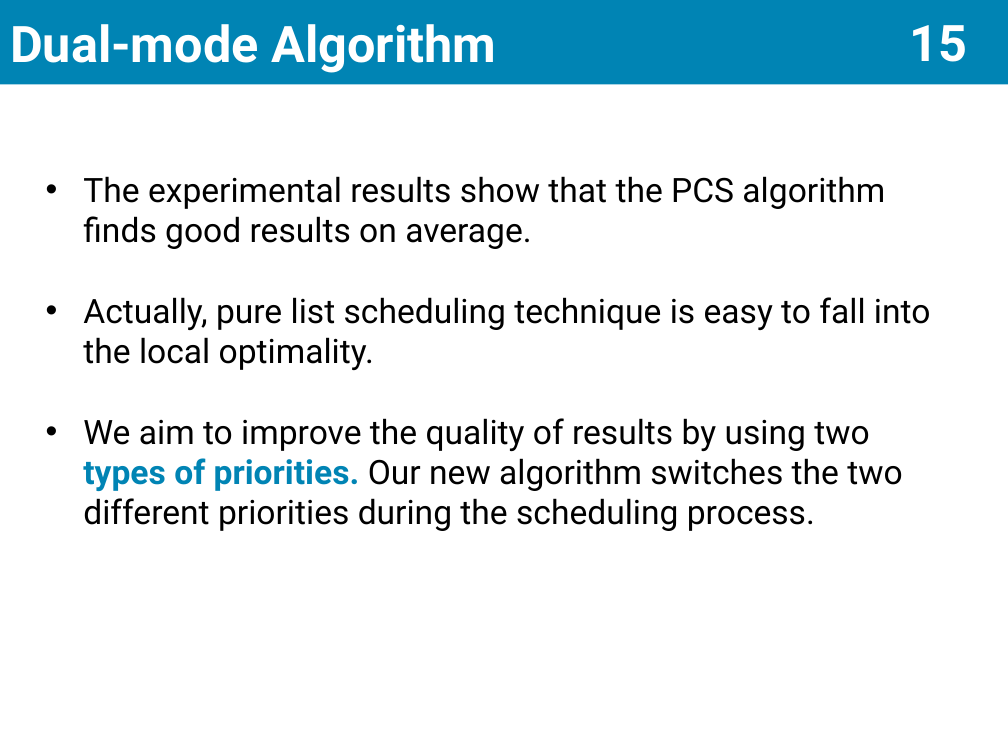
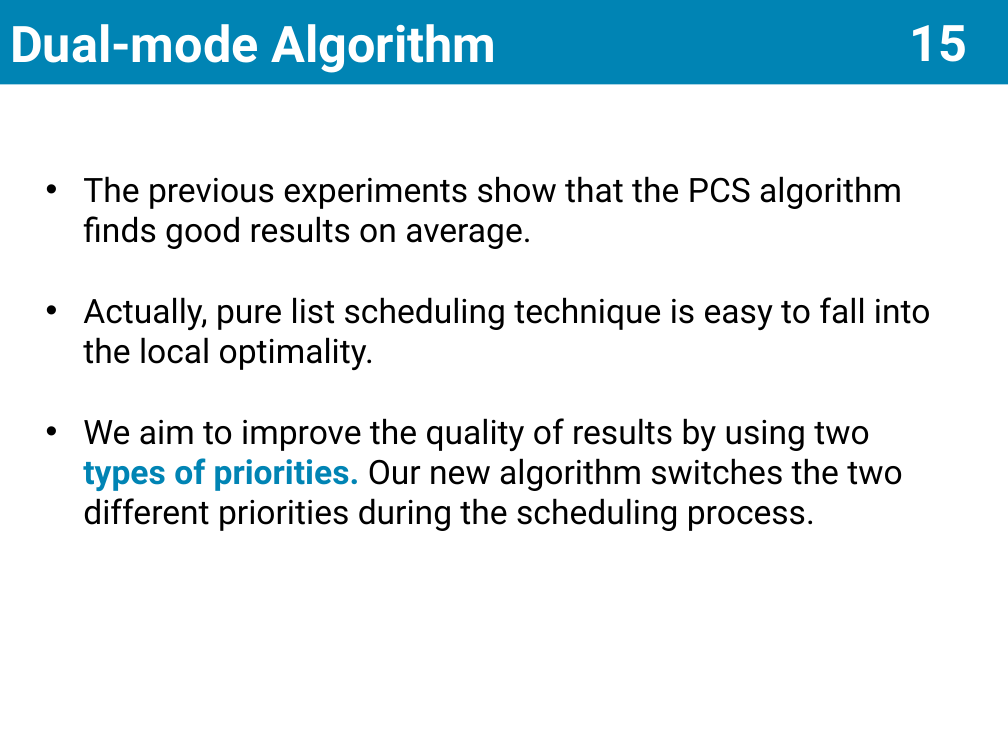
Before and after one commit to scomup/Genetic_Scheduler, a slide deck: slide 16 of PPT.pptx. Drawn at 1008x756 pixels with LibreOffice and Linux fonts; fonts in the diff are those of the drawing. Boxes give left, top, right and bottom in pixels: in the first picture for what was removed or moved away, otherwise in the second. Text is boxed around its words. In the diff, an @@ line names an element or a change of style, - is before the commit and + after.

```diff
--- a/PPT.pptx
+++ b/PPT.pptx
@@ text at [83,176,902,249]: text changed @@
-• The experimental results show that the PCS algorithm finds good results on average.
+• The previous experiments show that the PCS algorithm finds good results on average.
```
Also in this commit, not shown: 7 other slides changed.
